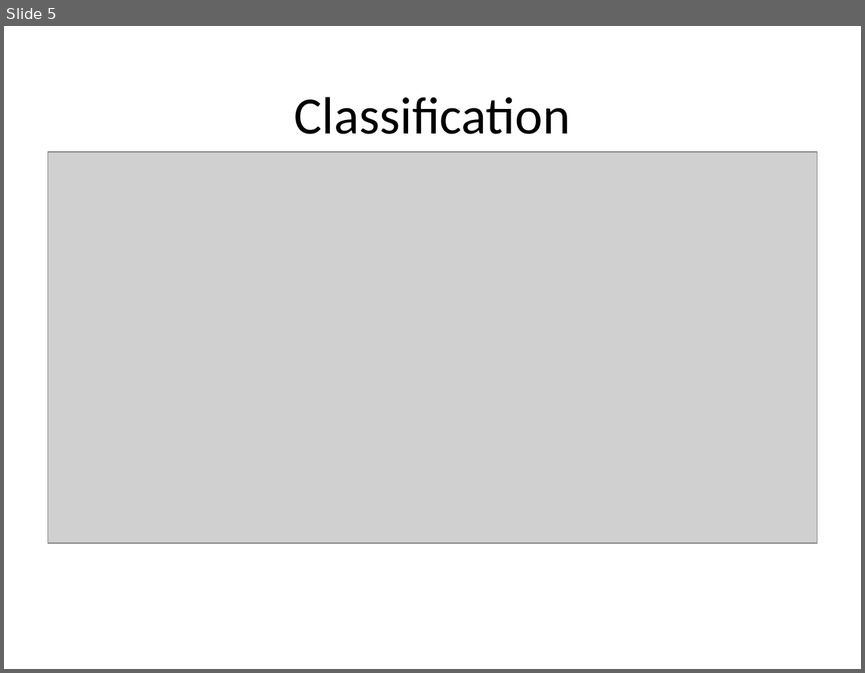
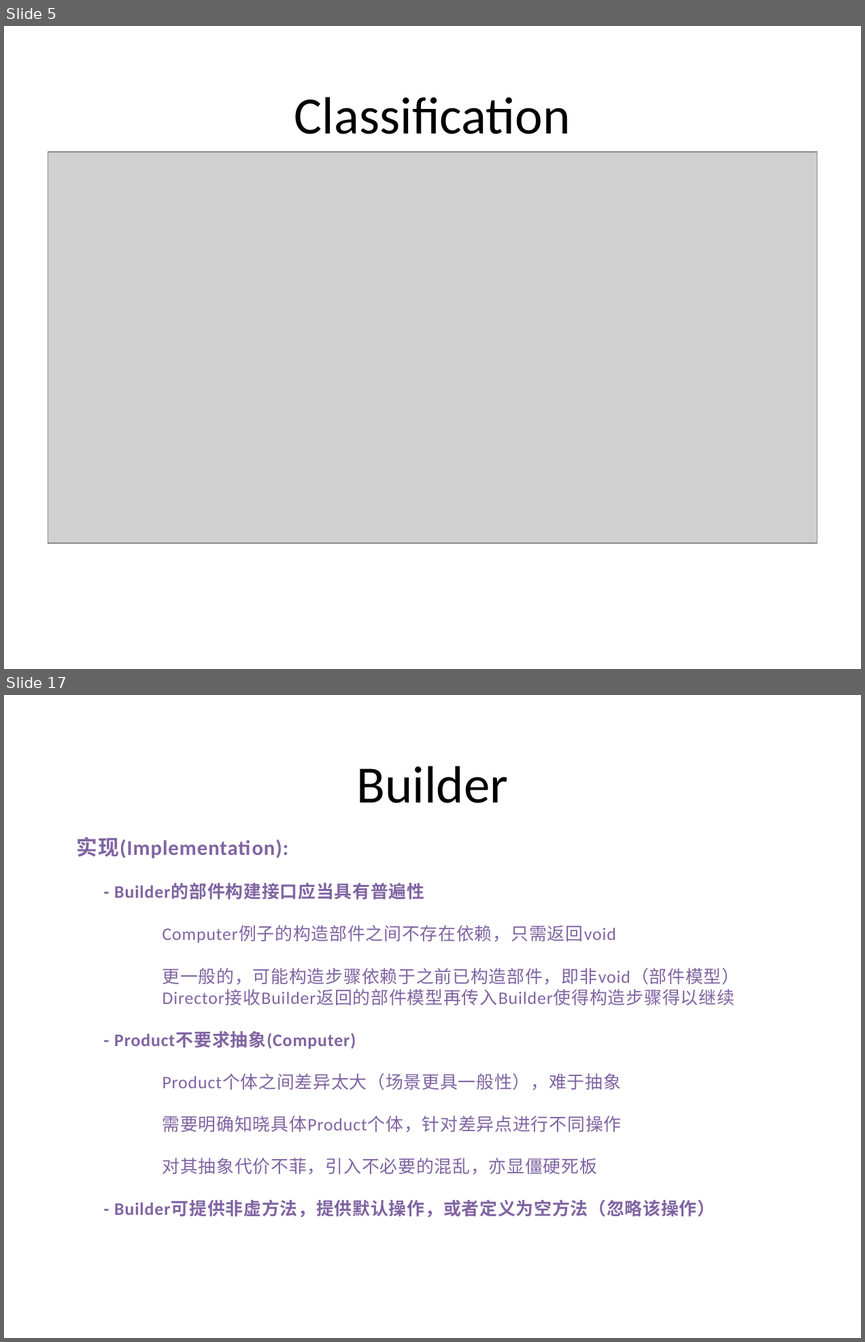
Before and after one commit to PlumpMath/DesignPattern-956, a slide deck: _Doc/DesignPattern.P2.Creational(Bulder).pptx. Shown one above the other, each under a label of ours: slide 5 before the commit, slides 5 and 17 after it; the slides between them are not shown. The pictures are 865x673 and 865x1342 pixels, drawn with LibreOffice and Linux fonts; fonts in the diff are those of the drawing; grey boxes stand for pictures. Boxes give left, top, right and bottom in pixels: in the first picture for what was removed or moved away, otherwise in the second. Text is boxed around its words. In the diff, an @@ line names an element or a change of style, - is before the commit and + after.

Commit message:
Updated Builder code and PPT.

```diff
--- a/_Doc/DesignPattern.P2.Creational(Bulder).pptx
+++ b/_Doc/DesignPattern.P2.Creational(Bulder).pptx
@@ slide 17 added at box(4, 695, 861, 1338), background #FFFFFF @@
@@ text added at box(356, 766, 508, 803), 44 pt, text #000000 @@
+Builder
@@ text added at box(77, 836, 740, 1217), 14.8 pt, text #8064A2 @@
+实现(Implementation):
+- Builder的部件构建接口应当具有普遍性
+Computer例子的构造部件之间不存在依赖，只需返回void
+更一般的，可能构造步骤依赖于之前已构造部件，即非void（部件模型）
+Director接收Builder返回的部件模型再传入Builder使得构造步骤得以继续
+- Product不要求抽象(Computer)
+Product个体之间差异太大（场景更具一般性），难于抽象
+需要明确知晓具体Product个体，针对差异点进行不同操作
+对其抽象代价不菲，引入不必要的混乱，亦显僵硬死板
+- Builder可提供非虚方法，提供默认操作，或者定义为空方法（忽略该操作）
```
Also in this commit, not shown: 7 slides changed, 7 other slides added, 5 slides removed, 30 other files.
